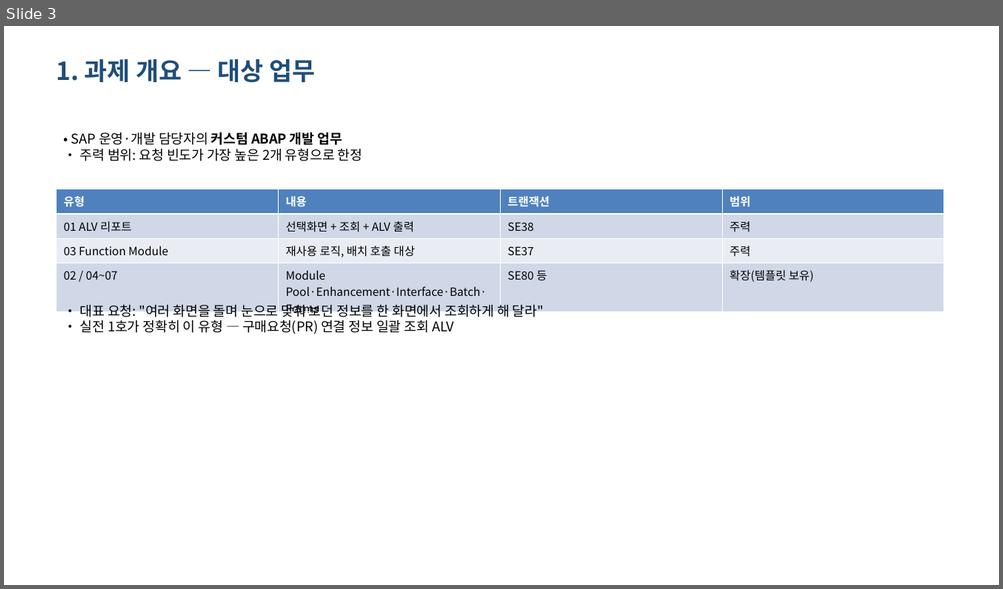
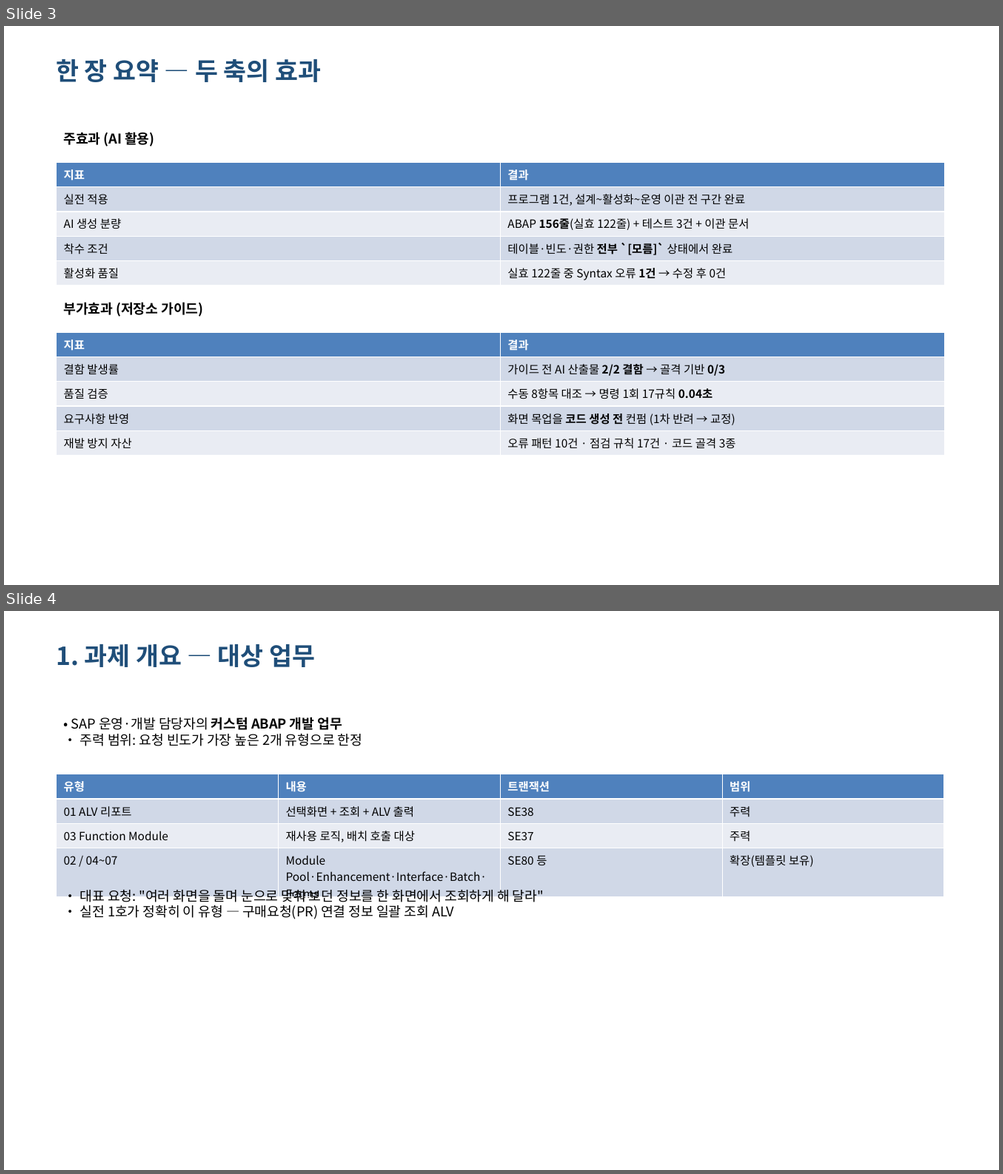
Before and after one commit to hyosungitx00/AI, a slide deck: report/dist/ai-abap-result-deck.pptx. Shown one above the other, each under a label of ours: slide 3 before the commit, slides 3 and 4 after it. The pictures are 1003x589 and 1003x1174 pixels, drawn with LibreOffice and Linux fonts; fonts in the diff are those of the drawing. Boxes give left, top, right and bottom in pixels: in the first picture for what was removed or moved away, otherwise in the second. Text is boxed around its words. In the diff, an @@ line names an element or a change of style, - is before the commit and + after.

```diff
--- a/report/dist/ai-abap-result-deck.pptx
+++ b/report/dist/ai-abap-result-deck.pptx
@@ slide 3 added at [4,26,999,585], background #FFFFFF @@
@@ text added at [56,59,321,82], 24 pt, text #1F4E79, bold @@
+한 장 요약 — 두 축의 효과
@@ text added at [63,132,154,147], 13 pt, text #000000, bold @@
+주효과 (AI 활용)
@@ table added at [57,163,944,286], 5 rows, 2 columns @@
+지표 | 결과
+실전 적용 | 프로그램 1건, 설계~활성화~운영 이관 전 구간 완료
+AI 생성 분량 | ABAP 156줄(실효 122줄) + 테스트 3건 + 이관 문서
+착수 조건 | 테이블·빈도·권한 전부 `[모름]` 상태에서 완료
+활성화 품질 | 실효 122줄 중 Syntax 오류 1건 → 수정 후 0건
@@ text added at [63,302,203,317], 13 pt, text #000000, bold @@
+부가효과 (저장소 가이드)
@@ table added at [57,332,944,456], 5 rows, 2 columns @@
+지표 | 결과
+결함 발생률 | 가이드 전 AI 산출물 2/2 결함 → 골격 기반 0/3
+품질 검증 | 수동 8항목 대조 → 명령 1회 17규칙 0.04초
+요구사항 반영 | 화면 목업을 코드 생성 전 컨펌 (1차 반려 → 교정)
+재발 방지 자산 | 오류 패턴 10건 · 점검 규칙 17건 · 코드 골격 3종
@@ what was slide 3 is now slide 4 @@
```
Also in this commit, not shown: 13 slides changed, 6 other slides added, 3 slides removed, 2 other files.
